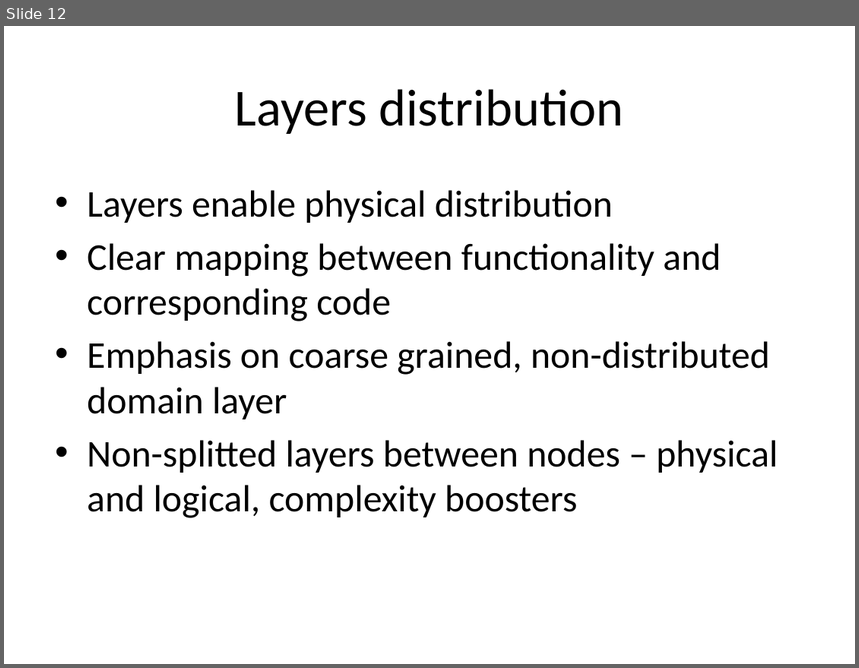
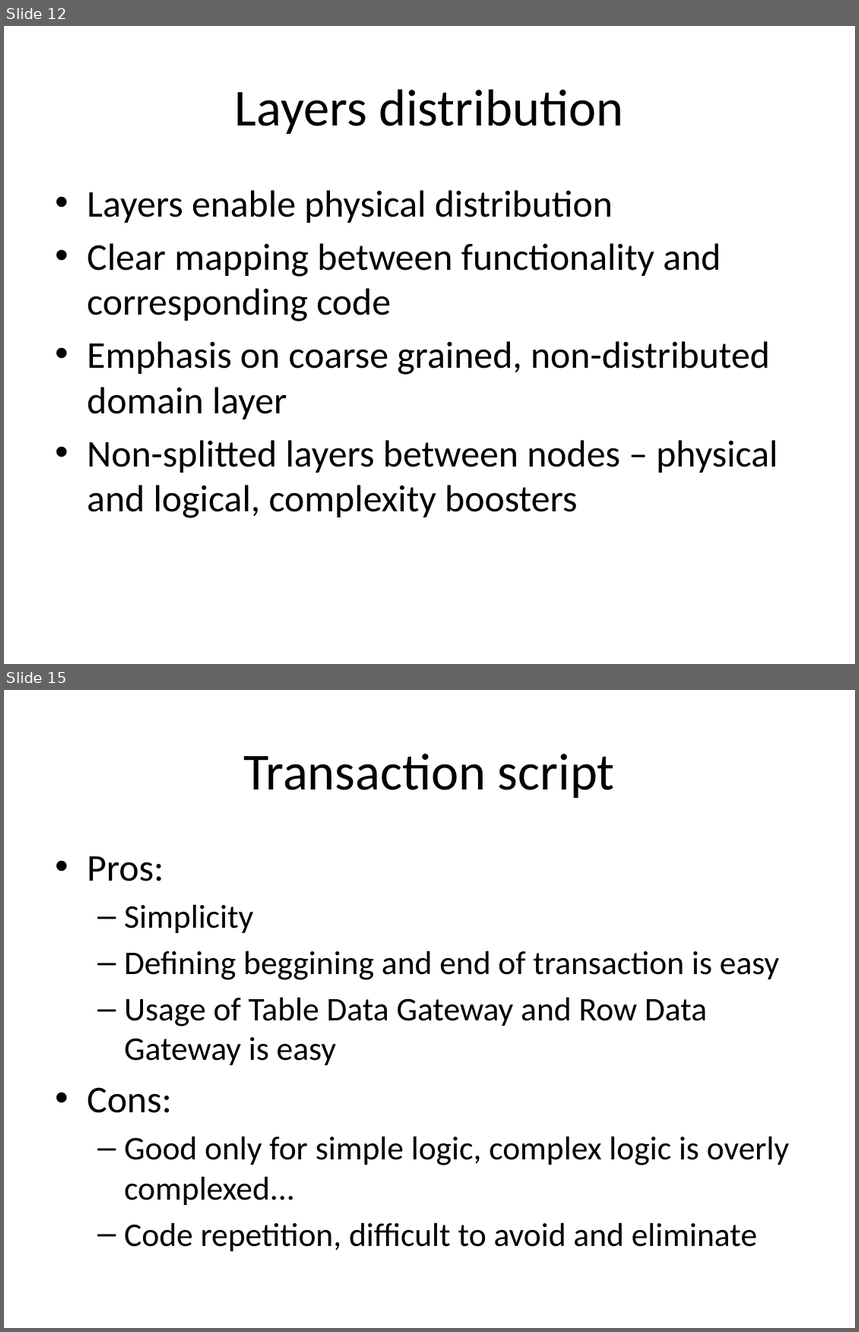
Before and after one commit to piotrcierpich/IntroToArchitecture, a slide deck: IntroToArchitecture.pptx. Shown one above the other, each under a label of ours: slide 12 before the commit, slides 12 and 15 after it; the slides between them are not shown. The pictures are 859x668 and 859x1332 pixels, drawn with LibreOffice and Linux fonts; fonts in the diff are those of the drawing. Boxes give left, top, right and bottom in pixels: in the first picture for what was removed or moved away, otherwise in the second. Text is boxed around its words. In the diff, an @@ line names an element or a change of style, - is before the commit and + after.

Commit message:
added domain logic part

```diff
--- a/IntroToArchitecture.pptx
+++ b/IntroToArchitecture.pptx
@@ slide 15 added at bbox=[4, 690, 855, 1328], background #FFFFFF @@
@@ title added at bbox=[244, 753, 615, 798], 44 pt, text #000000 @@
+Transaction script
@@ text added at bbox=[87, 856, 789, 1252], 28 pt, text #000000 @@
+• Pros:
+  – Simplicity
+  – Defining beggining and end of transaction is easy
+  – Usage of Table Data Gateway and Row Data Gateway is easy
+• Cons:
+  – Good only for simple logic, complex logic is overly complexed...
+  – Code repetition, difficult to avoid and eliminate
```
Also in this commit, not shown: 4 other slides added, 1 other file.
